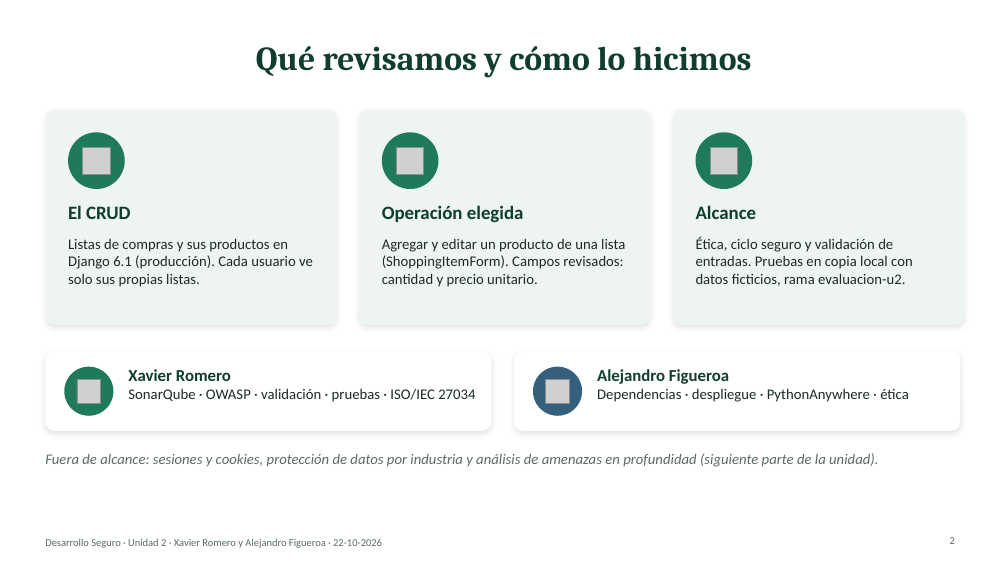
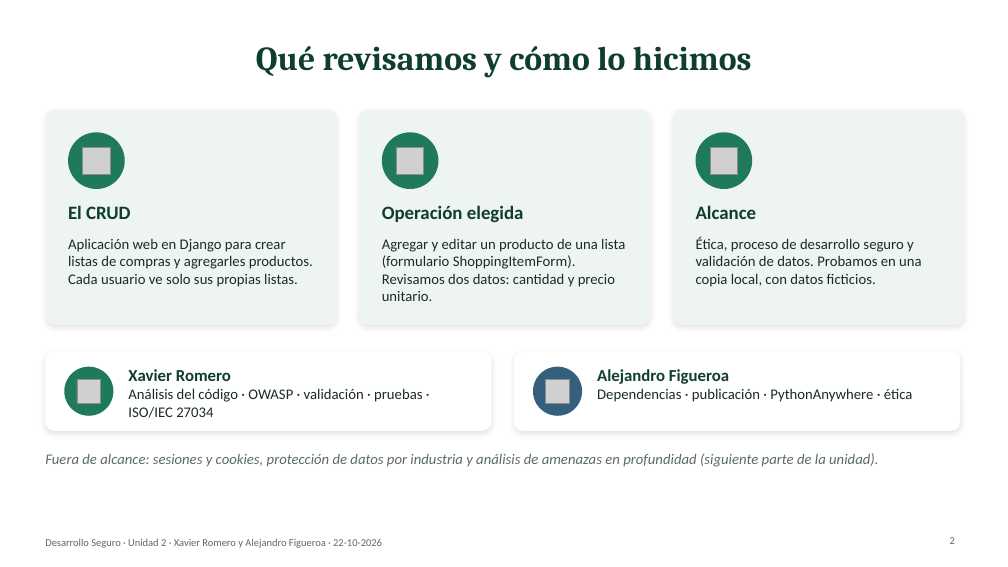
Before and after one commit to xaviiromf/desarrollo-seguro-10-09, a slide deck: slide 2 of evaluacion_u2/Presentacion_U2_Desarrollo_Seguro.pptx. Drawn at 1008x567 pixels with LibreOffice and Linux fonts; fonts in the diff are those of the drawing; grey boxes stand for pictures. Boxes give left, top, right and bottom in pixels: in the first picture for what was removed or moved away, otherwise in the second. Text is boxed around its words. In the diff, an @@ line names an element or a change of style, - is before the commit and + after.

Commit message:
docs: simplify deck wording, drop criteria and commit refs, generate script and prep guide from guion.json

```diff
--- a/evaluacion_u2/Presentacion_U2_Desarrollo_Seguro.pptx
+++ b/evaluacion_u2/Presentacion_U2_Desarrollo_Seguro.pptx
@@ text at box(68, 239, 313, 287): text changed @@
-Listas de compras y sus productos en Django 6.1 (producción). Cada usuario ve solo sus propias listas.
+Aplicación web en Django para crear listas de compras y agregarles productos. Cada usuario ve solo sus propias listas.
@@ text at box(382, 238, 625, 301): text changed @@
-Agregar y editar un producto de una lista (ShoppingItemForm). Campos revisados: cantidad y precio unitario.
+Agregar y editar un producto de una lista (formulario ShoppingItemForm). Revisamos dos datos: cantidad y precio unitario.
@@ text at box(696, 236, 922, 287): text changed @@
-Ética, ciclo seguro y validación de entradas. Pruebas en copia local con datos ficticios, rama evaluacion-u2.
+Ética, proceso de desarrollo seguro y validación de datos. Probamos en una copia local, con datos ficticios.
@@ text at box(128, 388, 422, 418): text changed @@
-SonarQube · OWASP · validación · pruebas · ISO/IEC 27034
+Análisis del código · OWASP · validación · pruebas · ISO/IEC 27034
@@ text at box(597, 388, 913, 402): text changed @@
-Dependencias · despliegue · PythonAnywhere · ética
+Dependencias · publicación · PythonAnywhere · ética
```
Also in this commit, not shown: 13 other slides changed, 5 other files.
